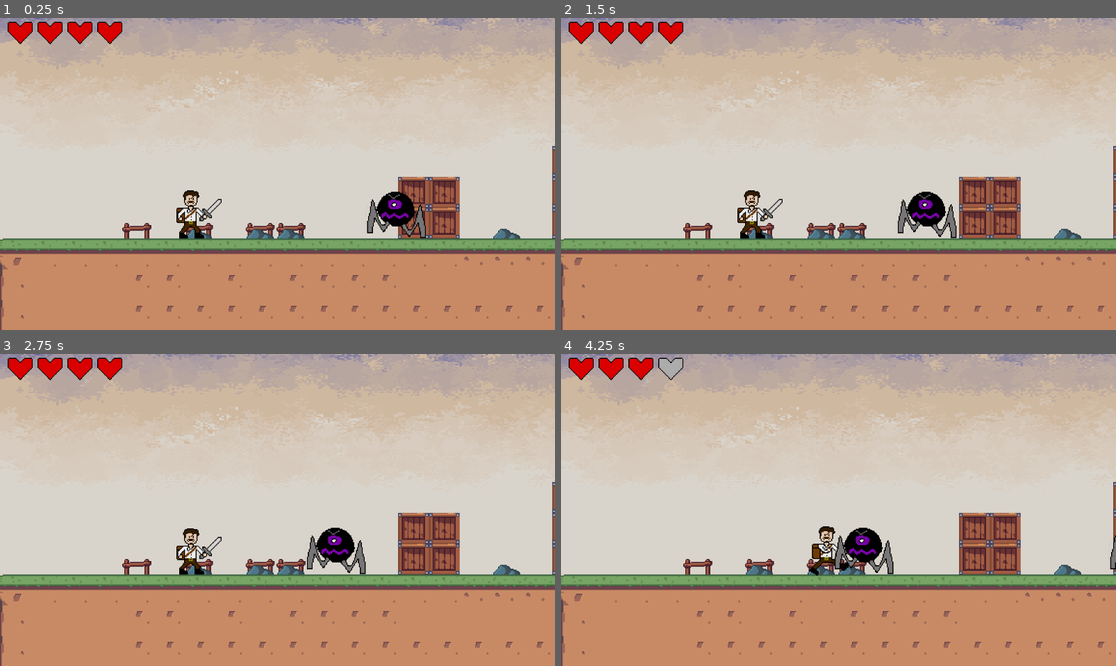
Above: before the commit, frames 1-4 (two rows, left to right).
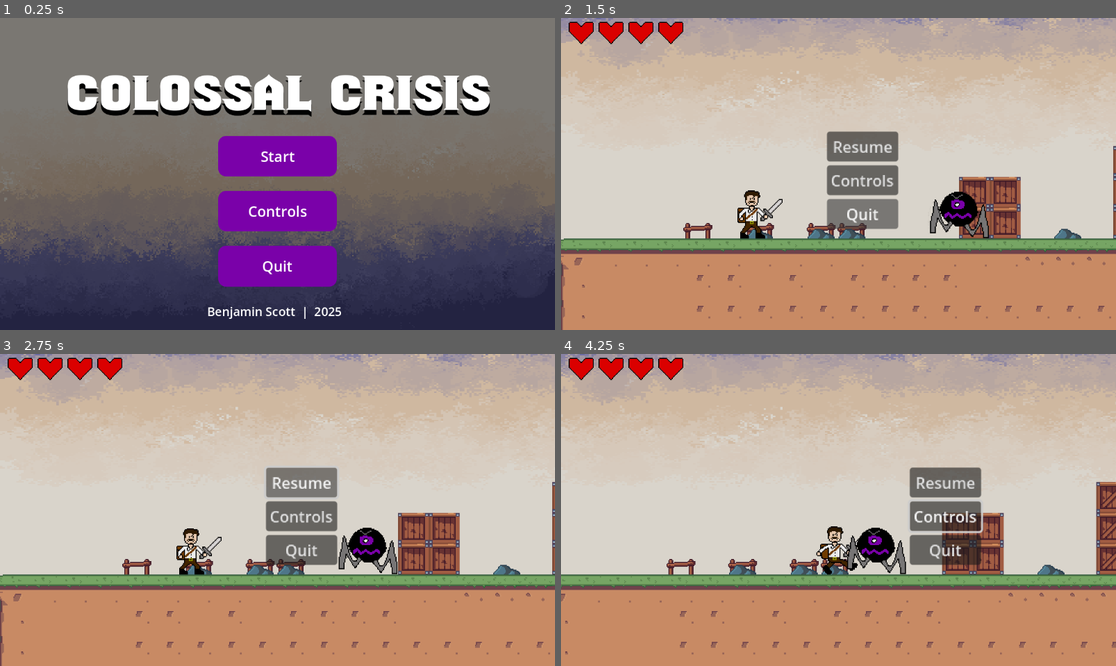
Above: after the commit, the same moments.

Repository: bscott519/ColossalCrisisGame
Game: Godot game, scene res://Scenes/main_menu.tscn
Two runs of this game, one before a commit and one after it. Both use one fixed random seed, a clock stepped at 60 frames per second and the inputs below. Before the commit the project starts from res://Scenes/level_1.tscn. The engine's default icon, where the game draws it, is replaced by a stand-in: a white triangle on a blue panel in a dark square.
Inputs (mouse positions are in pixels of both pictures, inside the frame that each line leads up to):
- Up to frame 1 (0.25 s): no input
- Up to frame 2 (1.5 s): click (838, 211) at 0.5 s, where only the run after the commit has a clickable "Controls"; click (838, 155) at 1.25 s, where only the run after the commit has a clickable "Start"
- Up to frame 3 (2.75 s): click (299, 481) at 2 s, where only the run after the commit has a clickable "Resume"
- Up to frame 4 (4.25 s): click (860, 516) at 2.75 s, where only the run after the commit has a clickable "Controls"; move the mouse to (960, 494) at 3.52 s; hold D (right) from 3.53 s (still down); click (960, 494) at 3.6 s

The runs differ from the first frame. In frame 1, 100% of the frame differs, in the area x 0-100%, y 0-100%; in frame 2, 5.1%; in frame 3, 4.6%; in frame 4, 11%.
Error after the commit: Invalid call. Nonexistent function 'pauseToggle' in base 'CharacterBody2D (Player)'. (res://Scenes/pause_menu.gd:6)

Commit message:
main menu and working on pause menu

Diff:
--- a/Scenes/health_power_up.tscn
+++ b/Scenes/health_power_up.tscn
@@ -1,7 +1,7 @@
 [gd_scene load_steps=4 format=3 uid="uid://14i14pawge6g"]
 
 [ext_resource type="Texture2D" uid="uid://dumid4qsmtgca" path="res://GameArt/CCHeartSS.png" id="1_4ewtl"]
-[ext_resource type="Script" path="res://Scenes/health_power_up.gd" id="1_rbjpr"]
+[ext_resource type="Script" path="res://Scripts/health_power_up.gd" id="1_rbjpr"]
 
 [sub_resource type="CircleShape2D" id="CircleShape2D_1e2x4"]
 radius = 14.0
--- a/Scenes/heartgui.tscn
+++ b/Scenes/heartgui.tscn
@@ -1,6 +1,6 @@
 [gd_scene load_steps=3 format=3 uid="uid://d1djykty01ve6"]
 
-[ext_resource type="Script" path="res://Scenes/heartgui.gd" id="1_i2aus"]
+[ext_resource type="Script" path="res://Scripts/heartgui.gd" id="1_7u7ld"]
 [ext_resource type="Texture2D" uid="uid://dumid4qsmtgca" path="res://GameArt/CCHeartSS.png" id="2_thssk"]
 
 [node name="heartgui" type="Panel"]
@@ -9,7 +9,7 @@
 offset_top = -4.0
 offset_right = 26.0
 offset_bottom = 23.0
-script = ExtResource("1_i2aus")
+script = ExtResource("1_7u7ld")
 
 [node name="Sprite2D" type="Sprite2D" parent="."]
 position = Vector2(5, 0)
--- a/Scenes/level_1.tscn
+++ b/Scenes/level_1.tscn
@@ -1,7 +1,7 @@
-[gd_scene load_steps=15 format=3 uid="uid://do37bvywgkx5k"]
+[gd_scene load_steps=16 format=3 uid="uid://do37bvywgkx5k"]
 
 [ext_resource type="Texture2D" uid="uid://c7awsvhvqdq0c" path="res://GameArt/Background.png" id="1_3gp3n"]
-[ext_resource type="Script" path="res://Scenes/level_1.gd" id="1_b48yp"]
+[ext_resource type="Script" path="res://Scripts/level_1.gd" id="1_b48yp"]
 [ext_resource type="Texture2D" uid="uid://c2vdlh6wda0jf" path="res://GameArt/TileSet-36x36.png" id="1_dkavn"]
 [ext_resource type="PackedScene" uid="uid://b5lm45fuex5bw" path="res://Scenes/player.tscn" id="3_pm7jt"]
 [ext_resource type="PackedScene" uid="uid://6d3rhne0s8yd" path="res://Scenes/colosslings.tscn" id="5_1lh3t"]
@@ -9,6 +9,7 @@
 [ext_resource type="PackedScene" uid="uid://cfmyqu1rpu75r" path="res://Scenes/possessedknight.tscn" id="6_r27hs"]
 [ext_resource type="PackedScene" uid="uid://cigkhvsqha8dt" path="res://Scenes/heartscontainer.tscn" id="7_3x47w"]
 [ext_resource type="PackedScene" uid="uid://14i14pawge6g" path="res://Scenes/health_power_up.tscn" id="9_6f8uw"]
+[ext_resource type="PackedScene" uid="uid://b07naphow6dr2" path="res://Scenes/pause_menu.tscn" id="10_sup5l"]
 
 [sub_resource type="TileSetAtlasSource" id="TileSetAtlasSource_biuay"]
 texture = ExtResource("1_dkavn")
@@ -214,6 +215,17 @@
 limit_right = 5550
 limit_bottom = 320
 
+[node name="PauseMenu" parent="player/Camera2D" instance=ExtResource("10_sup5l")]
+anchors_preset = 8
+anchor_left = 0.5
+anchor_top = 0.5
+anchor_right = 0.5
+anchor_bottom = 0.5
+offset_left = 74.0
+offset_top = -82.0
+offset_right = 74.0
+offset_bottom = -82.0
+
 [node name="colosslings" parent="." node_paths=PackedStringArray("patrol_points") instance=ExtResource("5_1lh3t")]
 position = Vector2(388, 213)
 patrol_points = NodePath("PatrolPoints")
--- /dev/null
+++ b/Scenes/main_menu.tscn
@@ -0,0 +1,147 @@
+[gd_scene load_steps=9 format=3 uid="uid://bih7r5ubgl604"]
+
+[ext_resource type="Texture2D" uid="uid://c7awsvhvqdq0c" path="res://GameArt/Background.png" id="1_psr37"]
+[ext_resource type="Script" path="res://Scripts/main_menu.gd" id="1_uowl2"]
+[ext_resource type="FontFile" uid="uid://bajqlmo0hm0fl" path="res://GameArt/Shouldve Known.otf" id="2_ermid"]
+
+[sub_resource type="StyleBoxTexture" id="StyleBoxTexture_gxig6"]
+texture = ExtResource("1_psr37")
+modulate_color = Color(0.560955, 0.560955, 0.560955, 1)
+
+[sub_resource type="StyleBoxFlat" id="StyleBoxFlat_tay1g"]
+bg_color = Color(0.478431, 0.00392157, 0.662745, 1)
+corner_radius_top_left = 16
+corner_radius_top_right = 16
+corner_radius_bottom_right = 16
+corner_radius_bottom_left = 16
+
+[sub_resource type="StyleBoxFlat" id="StyleBoxFlat_d03m1"]
+bg_color = Color(0, 0, 0, 1)
+corner_radius_top_left = 16
+corner_radius_top_right = 16
+corner_radius_bottom_right = 16
+corner_radius_bottom_left = 16
+
+[sub_resource type="StyleBoxFlat" id="StyleBoxFlat_cdj7d"]
+corner_radius_top_left = 16
+corner_radius_top_right = 16
+corner_radius_bottom_right = 16
+corner_radius_bottom_left = 16
+
+[sub_resource type="StyleBoxEmpty" id="StyleBoxEmpty_rb4cd"]
+
+[node name="MainMenu" type="Control"]
+layout_mode = 3
+anchors_preset = 15
+anchor_right = 1.0
+anchor_bottom = 1.0
+grow_horizontal = 2
+grow_vertical = 2
+script = ExtResource("1_uowl2")
+
+[node name="Panel" type="Panel" parent="."]
+layout_mode = 1
+anchors_preset = 15
+anchor_right = 1.0
+anchor_bottom = 1.0
+grow_horizontal = 2
+grow_vertical = 2
+theme_override_styles/panel = SubResource("StyleBoxTexture_gxig6")
+
+[node name="VBoxContainer" type="VBoxContainer" parent="."]
+layout_mode = 1
+anchors_preset = 8
+anchor_left = 0.5
+anchor_top = 0.5
+anchor_right = 0.5
+anchor_bottom = 0.5
+offset_left = -123.0
+offset_top = -79.0
+offset_right = 123.0
+offset_bottom = 234.0
+grow_horizontal = 2
+grow_vertical = 2
+theme_override_constants/separation = 30
+
+[node name="Start" type="Button" parent="VBoxContainer"]
+layout_mode = 2
+size_flags_vertical = 3
+theme_override_colors/font_color = Color(1, 1, 1, 1)
+theme_override_colors/font_pressed_color = Color(1, 1, 1, 1)
+theme_override_colors/font_hover_color = Color(1, 1, 1, 1)
+theme_override_colors/font_focus_color = Color(1, 1, 1, 1)
+theme_override_font_sizes/font_size = 30
+theme_override_styles/normal = SubResource("StyleBoxFlat_tay1g")
+theme_override_styles/hover = SubResource("StyleBoxFlat_d03m1")
+theme_override_styles/pressed = SubResource("StyleBoxFlat_cdj7d")
+theme_override_styles/focus = SubResource("StyleBoxEmpty_rb4cd")
+text = "Start"
+
+[node name="Controls" type="Button" parent="VBoxContainer"]
+layout_mode = 2
+size_flags_vertical = 3
+theme_override_colors/font_color = Color(1, 1, 1, 1)
+theme_override_colors/font_pressed_color = Color(1, 1, 1, 1)
+theme_override_colors/font_hover_color = Color(1, 1, 1, 1)
+theme_override_colors/font_focus_color = Color(1, 1, 1, 1)
+theme_override_font_sizes/font_size = 30
+theme_override_styles/normal = SubResource("StyleBoxFlat_tay1g")
+theme_override_styles/hover = SubResource("StyleBoxFlat_d03m1")
+theme_override_styles/pressed = SubResource("StyleBoxFlat_cdj7d")
+theme_override_styles/focus = SubResource("StyleBoxEmpty_rb4cd")
+text = "Controls"
+
+[node name="Quit" type="Button" parent="VBoxContainer"]
+layout_mode = 2
+size_flags_vertical = 3
+theme_override_colors/font_color = Color(1, 1, 1, 1)
+theme_override_colors/font_pressed_color = Color(1, 1, 1, 1)
+theme_override_colors/font_hover_color = Color(1, 1, 1, 1)
+theme_override_colors/font_focus_color = Color(1, 1, 1, 1)
+theme_override_font_sizes/font_size = 30
+theme_override_styles/normal = SubResource("StyleBoxFlat_tay1g")
+theme_override_styles/hover = SubResource("StyleBoxFlat_d03m1")
+theme_override_styles/pressed = SubResource("StyleBoxFlat_cdj7d")
+theme_override_styles/focus = SubResource("StyleBoxEmpty_rb4cd")
+text = "Quit"
+
+[node name="Title" type="Label" parent="."]
+layout_mode = 1
+anchors_preset = 8
+anchor_left = 0.5
+anchor_top = 0.5
+anchor_right = 0.5
+anchor_bottom = 0.5
+offset_left = -288.0
+offset_top = -218.0
+offset_right = 289.0
+offset_bottom = -121.0
+grow_horizontal = 2
+grow_vertical = 2
+theme_override_colors/font_shadow_color = Color(0, 0, 0, 1)
+theme_override_constants/shadow_offset_x = 0
+theme_override_constants/shadow_offset_y = 10
+theme_override_constants/outline_size = 0
+theme_override_fonts/font = ExtResource("2_ermid")
+theme_override_font_sizes/font_size = 90
+text = "COLOSSAL CRISIS"
+
+[node name="NameNYear" type="Label" parent="."]
+layout_mode = 1
+anchors_preset = 7
+anchor_left = 0.5
+anchor_top = 1.0
+anchor_right = 0.5
+anchor_bottom = 1.0
+offset_left = -146.0
+offset_top = -56.0
+offset_right = 147.0
+offset_bottom = -16.0
+grow_horizontal = 2
+grow_vertical = 0
+theme_override_font_sizes/font_size = 25
+text = "Benjamin Scott  |  2025"
+
+[connection signal="pressed" from="VBoxContainer/Start" to="." method="_on_start_pressed"]
+[connection signal="pressed" from="VBoxContainer/Controls" to="." method="_on_controls_pressed"]
+[connection signal="pressed" from="VBoxContainer/Quit" to="." method="_on_quit_pressed"]
--- /dev/null
+++ b/Scenes/pause_menu.gd
@@ -0,0 +1,12 @@
+extends Control
+
+@onready var lvl = $"../../"
+
+func _on_resume_pressed():
+	lvl.pauseToggle()
+
+func _on_controls_pressed():
+	pass # Replace with function body.
+
+func _on_quit_pressed():
+	get_tree().quit
--- /dev/null
+++ b/Scenes/pause_menu.tscn
@@ -0,0 +1,36 @@
+[gd_scene load_steps=2 format=3 uid="uid://b07naphow6dr2"]
+
+[ext_resource type="Script" path="res://Scenes/pause_menu.gd" id="1_oaqeq"]
+
+[node name="PauseMenu" type="Control"]
+layout_mode = 3
+anchors_preset = 15
+anchor_right = 1.0
+anchor_bottom = 1.0
+grow_horizontal = 2
+grow_vertical = 2
+script = ExtResource("1_oaqeq")
+
+[node name="MarginContainer" type="MarginContainer" parent="."]
+layout_mode = 0
+offset_right = 40.0
+offset_bottom = 40.0
+
+[node name="VBoxContainer" type="VBoxContainer" parent="MarginContainer"]
+layout_mode = 2
+
+[node name="Resume" type="Button" parent="MarginContainer/VBoxContainer"]
+layout_mode = 2
+text = "Resume"
+
+[node name="Controls" type="Button" parent="MarginContainer/VBoxContainer"]
+layout_mode = 2
+text = "Controls"
+
+[node name="Quit" type="Button" parent="MarginContainer/VBoxContainer"]
+layout_mode = 2
+text = "Quit"
+
+[connection signal="pressed" from="MarginContainer/VBoxContainer/Resume" to="." method="_on_resume_pressed"]
+[connection signal="pressed" from="MarginContainer/VBoxContainer/Controls" to="." method="_on_controls_pressed"]
+[connection signal="pressed" from="MarginContainer/VBoxContainer/Quit" to="." method="_on_quit_pressed"]
--- a/Scenes/level_1.gd
+++ b/Scripts/level_1.gd
@@ -2,6 +2,9 @@
 
 @onready var heartsContainer = $CanvasLayer/Hearts
 @onready var player = $player
+@onready var pause_menu = $player/Camera2D/PauseMenu
+
+var paused = false
 
 # Called when the node enters the scene tree for the first time.
 func _ready():
@@ -12,4 +15,15 @@
 
 # Called every frame. 'delta' is the elapsed time since the previous frame.
 func _process(delta):
-	pass
+	if Input.is_action_just_pressed("pause"):
+		pauseToggle()
+
+func pauseToggle():
+	if paused:
+		pause_menu.hide()
+		Engine.time_scale = 1
+	else:
+		pause_menu.show()
+		Engine.time_scale = 0
+
+	paused = !paused
--- /dev/null
+++ b/Scripts/main_menu.gd
@@ -0,0 +1,19 @@
+extends Control
+
+
+# Called when the node enters the scene tree for the first time.
+func _ready():
+	pass # Replace with function body.
+
+# Called every frame. 'delta' is the elapsed time since the previous frame.
+func _process(delta):
+	pass
+
+func _on_start_pressed():
+	get_tree().change_scene_to_file("res://Scenes/level_1.tscn")
+
+func _on_controls_pressed():
+	print("Controls pressed")
+
+func _on_quit_pressed():
+	get_tree().quit()
--- a/project.godot
+++ b/project.godot
@@ -11,7 +11,7 @@
 [application]
 
 config/name="Colossal Crisis"
-run/main_scene="res://Scenes/level_1.tscn"
+run/main_scene="res://Scenes/main_menu.tscn"
 config/features=PackedStringArray("4.2", "Forward Plus")
 config/icon="res://GameArt/icon.svg"
 
@@ -49,6 +49,11 @@
 "events": [Object(InputEventMouseButton,"resource_local_to_scene":false,"resource_name":"","device":-1,"window_id":0,"a …(253 unchanged characters)…
 ]
 }
+pause={
+"deadzone": 0.5,
+"events": [Object(InputEventKey,"resource_local_to_scene":false,"resource_name":"","device":-1,"window_id":0,"alt_pressed":false,"shift_pressed":false,"ctrl_pressed":false,"meta_pressed":false,"pressed":false,"keycode":0,"physical_keycode":80,"key_label":0,"unicode":112,"echo":false,"script":null)
+]
+}
 
 [layer_names]
 
Binary file added: GameArt/Shouldve Known.otf
Not shown, added: GameArt/Shouldve Known.otf.import
Renamed: Scenes/health_power_up.gd -> Scripts/health_power_up.gd
Renamed: Scenes/heartgui.gd -> Scripts/heartgui.gd
